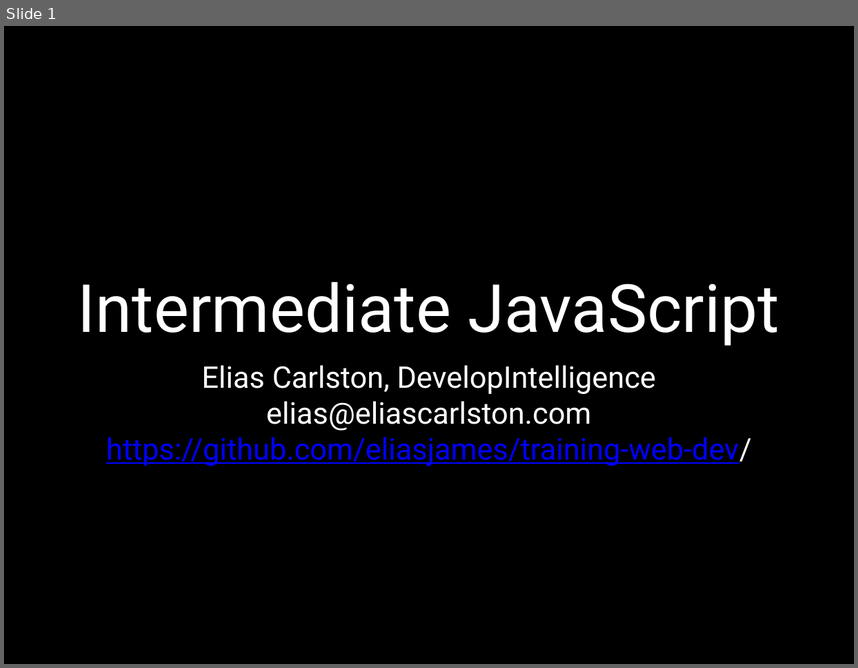
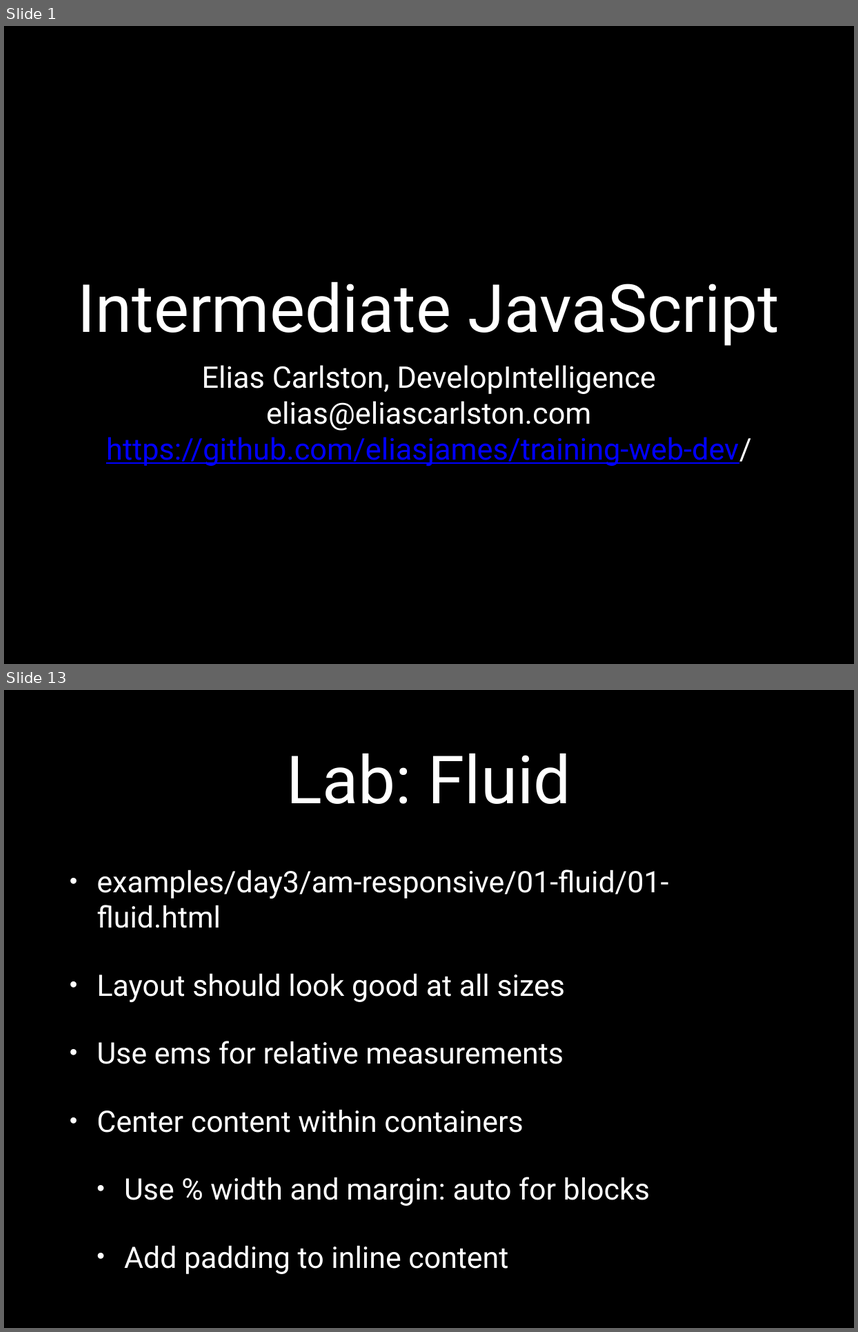
Before and after one commit to eliasjames/training-web-dev, a slide deck: intermediate-front-end/slides/powerpoint/day3.pptx. Shown one above the other, each under a label of ours: slide 1 before the commit, slides 1 and 13 after it; the slides between them are not shown. The pictures are 858x668 and 858x1332 pixels, drawn with LibreOffice and Linux fonts; fonts in the diff are those of the drawing. Boxes give left, top, right and bottom in pixels: in the first picture for what was removed or moved away, otherwise in the second. Text is boxed around its words. In the diff, an @@ line names an element or a change of style, - is before the commit and + after.

```diff
--- a/intermediate-front-end/slides/powerpoint/day3.pptx
+++ b/intermediate-front-end/slides/powerpoint/day3.pptx
@@ slide 13 added at <box>4,690,854,1328</box>, background #000000 @@
@@ title added at <box>287,753,571,804</box>, 80 pt, text #FFFFFF @@
+Lab: Fluid
@@ text added at <box>97,869,669,1274</box>, 35.7 pt, text #FFFFFF @@
+• examples/day3/am-responsive/01-fluid/01-fluid.html
+• Layout should look good at all sizes
+• Use ems for relative measurements
+• Center content within containers
+  • Use % width and margin: auto for blocks
+  • Add padding to inline content
```
Also in this commit, not shown: 1 slide changed, 38 other slides added.
